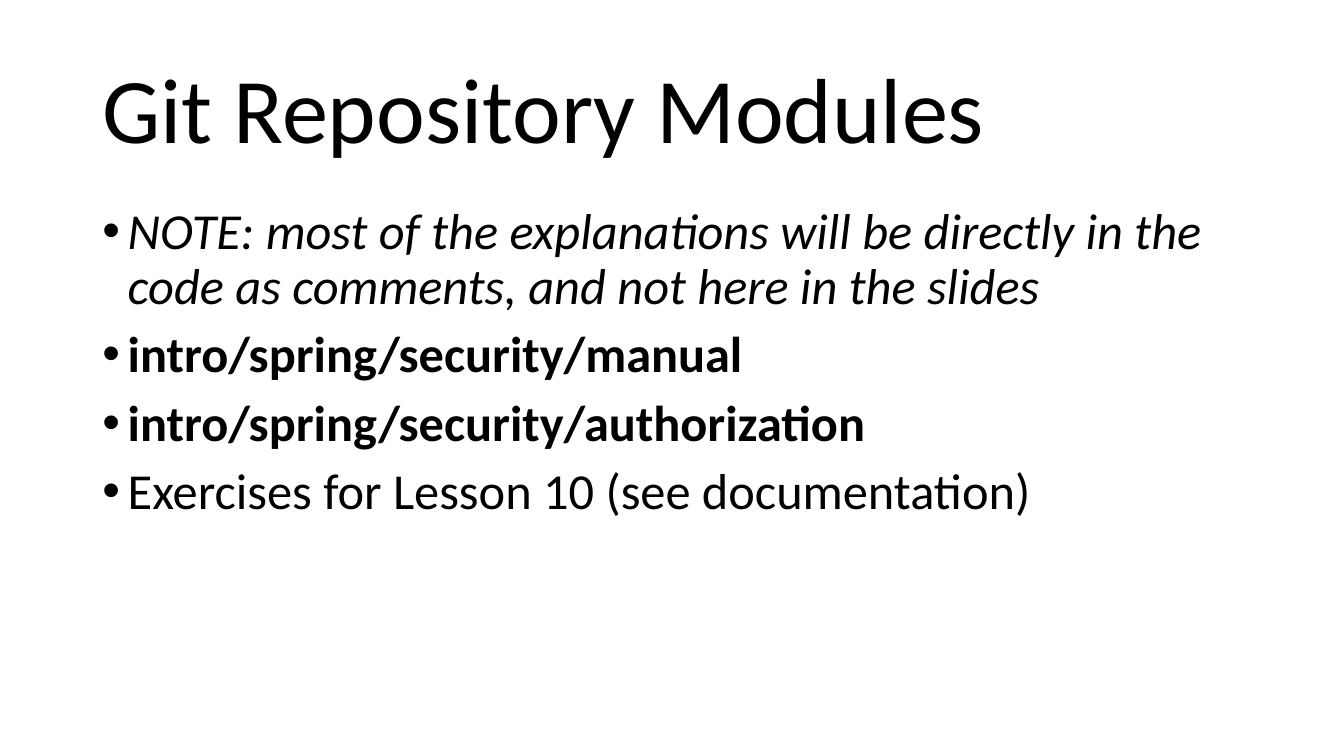
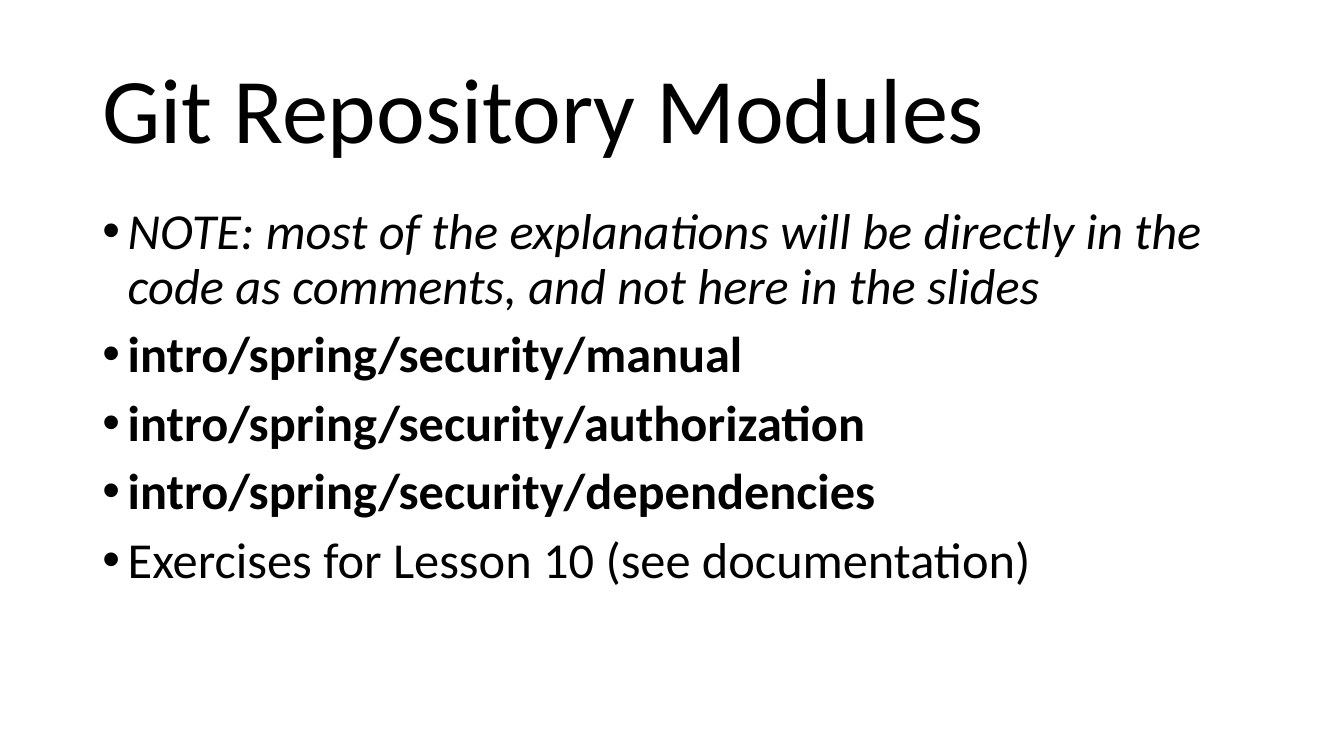
Before and after one commit to arcuri82/testing_security_development_enterprise_systems, a slide deck: slide 30 of doc/intro/slides/lesson_10_security.pptx (slide 28 before the commit). Drawn at 1344x756 pixels with LibreOffice and Linux fonts; fonts in the diff are those of the drawing. Boxes give left, top, right and bottom in pixels: in the first picture for what was removed or moved away, otherwise in the second. Text is boxed around its words. In the diff, an @@ line names an element or a change of style, - is before the commit and + after.

Commit message:
added module for OWASP checks

```diff
--- a/doc/intro/slides/lesson_10_security.pptx
+++ b/doc/intro/slides/lesson_10_security.pptx
@@ text at (x1=128, y1=473, x2=876, y2=518): paragraph added @@
+• intro/spring/security/dependencies
```
Also in this commit, not shown: 2 slides added, 8 other files.
